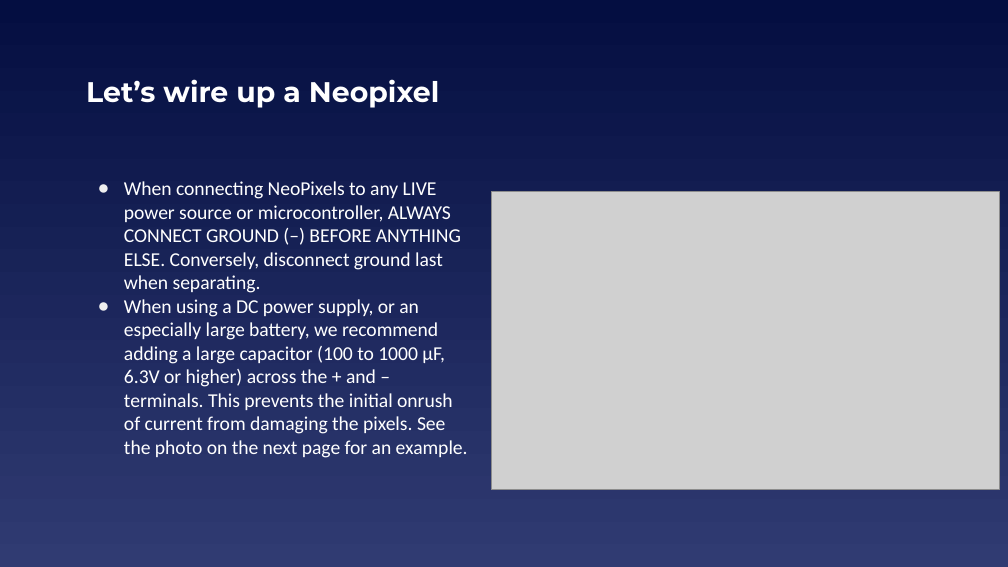
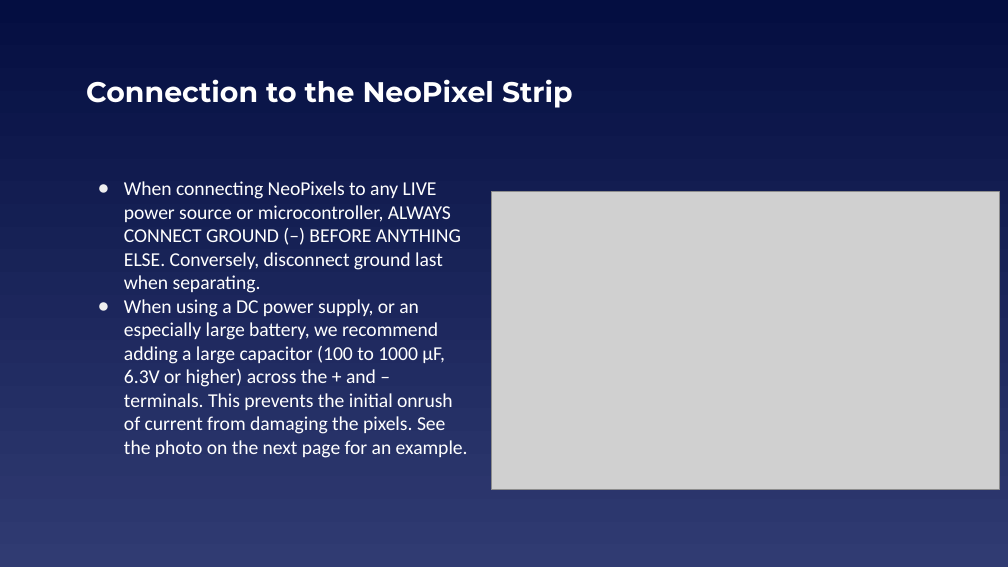
Before and after one commit to EELabMan/NeoPixels, a slide deck: slide 10 of NeoPixels.pptx (slide 9 before the commit). Drawn at 1008x567 pixels with LibreOffice and Linux fonts; fonts in the diff are those of the drawing; grey boxes stand for pictures. Boxes give left, top, right and bottom in pixels: in the first picture for what was removed or moved away, otherwise in the second. Text is boxed around its words. In the diff, an @@ line names an element or a change of style, - is before the commit and + after.

```diff
--- a/NeoPixels.pptx
+++ b/NeoPixels.pptx
@@ title at (86,79,573,108): text changed @@
-Let’s wire up a Neopixel
+Connection to the NeoPixel Strip
```
Also in this commit, not shown: 3 other slides changed, 9 slides added, 1 slide removed.
